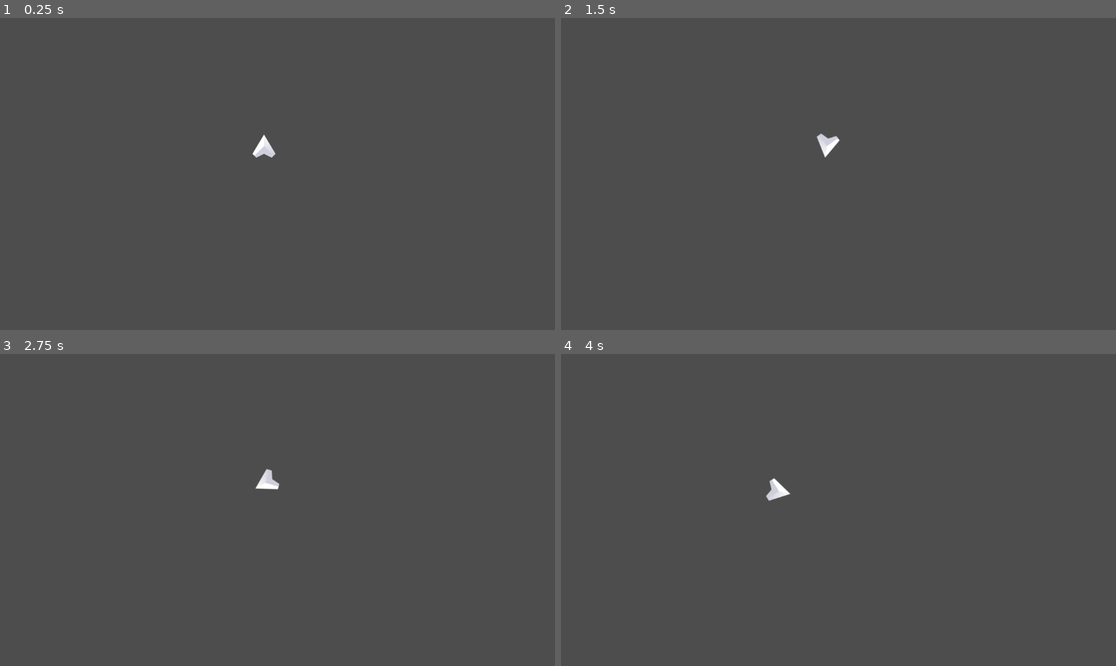
Above: before the commit, frames 1-4 (two rows, left to right).
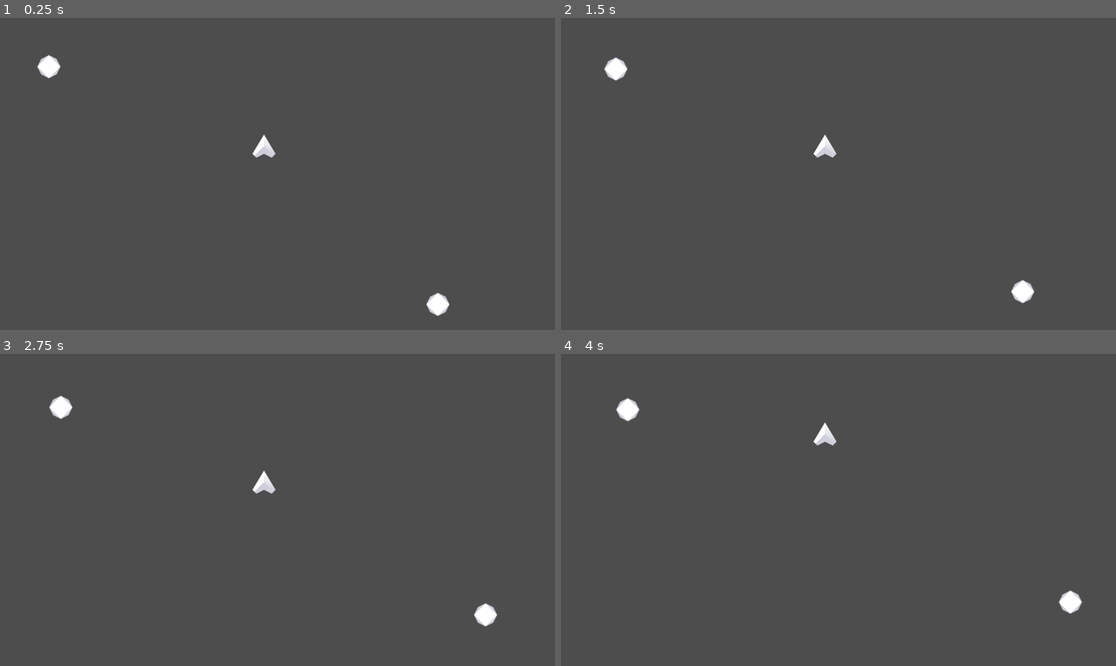
Above: after the commit, the same moments.

Repository: hemaddddd/space--shooter
Game: Godot game, scene res://game.tscn
Two runs of this game, one before a commit and one after it. Both use one fixed random seed, a clock stepped at 60 frames per second and the inputs below.
Inputs:
- Up to frame 1 (0.25 s): no input
- Up to frame 2 (1.5 s): hold D (right) 0.53-1.28 s; hold A (left) from 1.28 s (still down)
- Up to frame 3 (2.75 s): release A (left) at 2.03 s; hold D (right) from 2.03 s (still down)
- Up to frame 4 (4 s): release D (right) at 2.78 s; hold W (Forward) 2.78-3.53 s; hold A (left) from 3.53 s (still down)

The runs differ from the first frame. In frame 1, 0.4% of the frame differs, in the area x 6-81%, y 11-96%; in frame 2, 0.7%; in frame 3, 0.6%; in frame 4, 0.8%, in the area x 9-94%, y 14-84%.

Commit message:
complete part 2

Diff:
--- /dev/null
+++ b/Astroid/Asteroid.gd
@@ -0,0 +1,12 @@
+extends CharacterBody2D
+
+var initial_speed = 300.0
+
+func _ready():
+	velocity = Vector2(0, initial_speed*randf()).rotated(2*PI*randf())
+
+
+func _physics_process(_delta):
+	move_and_slide()
+	position.x = wrapf(position.x, 0, 1152)
+	position.y = wrapf(position.y, 0, 648)
--- /dev/null
+++ b/Astroid/asteroid.tscn
@@ -0,0 +1,15 @@
+[gd_scene load_steps=3 format=3 uid="uid://dm10oachencyu"]
+
+[ext_resource type="Script" path="res://Astroid/Asteroid.gd" id="1_asdnj"]
+[ext_resource type="Texture2D" uid="uid://bp1j2288gq2mt" path="res://assets/Meteor.png" id="2_cipqi"]
+
+[node name="Asteroid" type="CharacterBody2D"]
+script = ExtResource("1_asdnj")
+
+[node name="Sprite2D" type="Sprite2D" parent="."]
+position = Vector2(-1, 0)
+texture = ExtResource("2_cipqi")
+
+[node name="CollisionPolygon2D" type="CollisionPolygon2D" parent="."]
+position = Vector2(-1, 0)
+polygon = PackedVector2Array(21, -17.3, 21, -14.3, 29.1, 4, 26.3, 4, 20.3, 18, 18.6, 18, 2.6, 28, -2.5, 28, -21, 17.1, -21, 14.3, -29.1, -4, -26.2, -4, -17.2, -21, -14.5, -21, -4, -26.2, -4, -29.2)
--- a/game.tscn
+++ b/game.tscn
@@ -1,18 +1,18 @@
 [gd_scene load_steps=3 format=3 uid="uid://b2vby13vrpku6"]
 
-[ext_resource type="Texture2D" uid="uid://do4yogdss1vsm" path="res://assets/Player.png" id="1_1igaa"]
-[ext_resource type="Script" path="res://player/player.gd" id="1_1v86s"]
+[ext_resource type="PackedScene" uid="uid://cckblv7yw5qkb" path="res://player/player.tscn" id="1_g2cfm"]
+[ext_resource type="PackedScene" uid="uid://dm10oachencyu" path="res://Astroid/asteroid.tscn" id="2_vprjf"]
 
 [node name="Game" type="Node2D"]
 
-[node name="player" type="CharacterBody2D" parent="."]
-position = Vector2(550, 266)
-script = ExtResource("1_1v86s")
-metadata/_edit_group_ = true
+[node name="player" parent="." instance=ExtResource("1_g2cfm")]
 
-[node name="Sprite2D" type="Sprite2D" parent="player"]
-position = Vector2(-2, 0)
-texture = ExtResource("1_1igaa")
+[node name="Astroid_container" type="Node2D" parent="."]
 
-[node name="CollisionPolygon2D" type="CollisionPolygon2D" parent="player"]
-polygon = PackedVector2Array(5, -25.2, 5, -22.5, 28.3, 17, 27.2, 19, 25.9, 19, 17.9, 28, 13.6, 28, -0.700001, 21.7, -19, 29, -19, 25.9, -28, 17.9, -28, 14.4, -3, -25.6, -3, -29.2)
+[node name="Asteroid" parent="Astroid_container" instance=ExtResource("2_vprjf")]
+position = Vector2(100, 100)
+
+[node name="Asteroid2" parent="Astroid_container" instance=ExtResource("2_vprjf")]
+position = Vector2(900, 600)
+
+[node name="Effects" type="Node2D" parent="."]
--- a/global.gd
+++ b/global.gd
@@ -1,7 +1,8 @@
 extends Node
 
+func _ready():
+	randomize()
 
-
-func _process(delta):
+func _process(_delta):
 	if Input.is_action_pressed("Quit"):
 		get_tree().quit()
--- /dev/null
+++ b/player/Bullet.gd
@@ -0,0 +1,24 @@
+extends Area2D
+
+
+var speed = 10.0
+var damage = 1.0
+var velocity = Vector2.ZERO
+
+
+# Called when the node enters the scene tree for the first time.
+func _ready():
+	velocity = Vector2(0,-speed).rotated(rotation)
+
+
+# Called every frame. 'delta' is the elapsed time since the previous frame.
+func _process(_delta):
+	position = position + velocity
+
+
+func _on_body_entered(_body):
+	queue_free()
+
+
+func _on_timer_timeout():
+	queue_free()
--- /dev/null
+++ b/player/bullet.tscn
@@ -0,0 +1,24 @@
+[gd_scene load_steps=4 format=3 uid="uid://vi6qnhty682e"]
+
+[ext_resource type="Script" path="res://player/Bullet.gd" id="1_avapn"]
+[ext_resource type="Texture2D" uid="uid://d3od7cklxuwue" path="res://assets/Bullet.png" id="2_l7cl2"]
+
+[sub_resource type="CircleShape2D" id="CircleShape2D_306ae"]
+radius = 12.0
+
+[node name="Bullet" type="Area2D"]
+script = ExtResource("1_avapn")
+
+[node name="Sprite2D" type="Sprite2D" parent="."]
+texture = ExtResource("2_l7cl2")
+
+[node name="CollisionShape2D" type="CollisionShape2D" parent="."]
+shape = SubResource("CircleShape2D_306ae")
+
+[node name="Timer" type="Timer" parent="."]
+wait_time = 2.0
+one_shot = true
+autostart = true
+
+[connection signal="body_entered" from="." to="." method="_on_body_entered"]
+[connection signal="timeout" from="Timer" to="." method="_on_timer_timeout"]
--- a/player/player.gd
+++ b/player/player.gd
@@ -3,16 +3,35 @@
 var  speed = 4
 var max_speed = 100
 var rotate_speed = 0.1
+var nose = Vector2(0,-60)
+var Bullet = load("res://player/bullet.tscn")
 
-func _physics_process(delta):
-	if Input.is_action_pressed("left"):
-		rotation = rotation - rotate_speed
-	if Input.is_action_pressed("right"):
-		rotation = rotation + rotate_speed
+func get_input():
+	var to_return = Vector2.ZERO
+	$Exhaust.hide()
 	if Input.is_action_pressed("Forward"):
-		velocity = velocity + Vector2(0, -speed).rotated(rotation)
+		to_return += Vector2(0,-1)
+		$Exhaust.show()
+	if Input.is_action_pressed("Left"):
+		rotation -= rotate_speed
+	if Input.is_action_pressed("Right"):
+		rotation += rotate_speed
+	return to_return.rotated(rotation)
+
+func _physics_process(_delta):
+	velocity += get_input()*speed
+	velocity = velocity.normalized() * clamp(velocity.length(), 0, max_speed)
 
 	position.x = wrapf(position.x, 0, 1152)
 	position.y = wrapf(position.y, 0, 648)
 	velocity = velocity.normalized() * clamp(velocity.length(), 0, max_speed)
+
 	move_and_slide()
+
+	if Input.is_action_just_pressed("Shoot"):
+		var bullet = Bullet.instantiate()
+		bullet.position = position + nose.rotated(rotation)
+		bullet.rotation = rotation
+		var Effects = get_node_or_null("/root/Game/Effects")
+		if Effects != null:
+			Effects.add_child(bullet)
--- /dev/null
+++ b/player/player.tscn
@@ -0,0 +1,21 @@
+[gd_scene load_steps=4 format=3 uid="uid://cckblv7yw5qkb"]
+
+[ext_resource type="Script" path="res://player/player.gd" id="1_1ic03"]
+[ext_resource type="Texture2D" uid="uid://bo8vyjke88j8k" path="res://assets/Exhaust.png" id="2_1r3ug"]
+[ext_resource type="Texture2D" uid="uid://do4yogdss1vsm" path="res://assets/Player.png" id="3_kk0we"]
+
+[node name="player" type="CharacterBody2D"]
+position = Vector2(550, 266)
+script = ExtResource("1_1ic03")
+metadata/_edit_group_ = true
+
+[node name="Exhaust" type="Sprite2D" parent="."]
+position = Vector2(0, 50)
+texture = ExtResource("2_1r3ug")
+
+[node name="Sprite2D" type="Sprite2D" parent="."]
+position = Vector2(-2, 0)
+texture = ExtResource("3_kk0we")
+
+[node name="CollisionPolygon2D" type="CollisionPolygon2D" parent="."]
+polygon = PackedVector2Array(5, -25.2, 5, -22.5, 28.3, 17, 27.2, 19, 25.9, 19, 17.9, 28, 13.6, 28, -0.700001, 21.7, -19, 29, -19, 25.9, -28, 17.9, -28, 14.4, -3, -25.6, -3, -29.2)
--- a/project.godot
+++ b/project.godot
@@ -46,3 +46,8 @@
 "events": [Object(InputEventKey,"resource_local_to_scene":false,"resource_name":"","device":-1,"window_id":0,"alt_press …(182 unchanged characters)…
 ]
 }
+shoot={
+"deadzone": 0.5,
+"events": [Object(InputEventKey,"resource_local_to_scene":false,"resource_name":"","device":-1,"window_id":0,"alt_pressed":false,"shift_pressed":false,"ctrl_pressed":false,"meta_pressed":false,"pressed":false,"keycode":0,"physical_keycode":32,"key_label":0,"unicode":32,"echo":false,"script":null)
+]
+}
